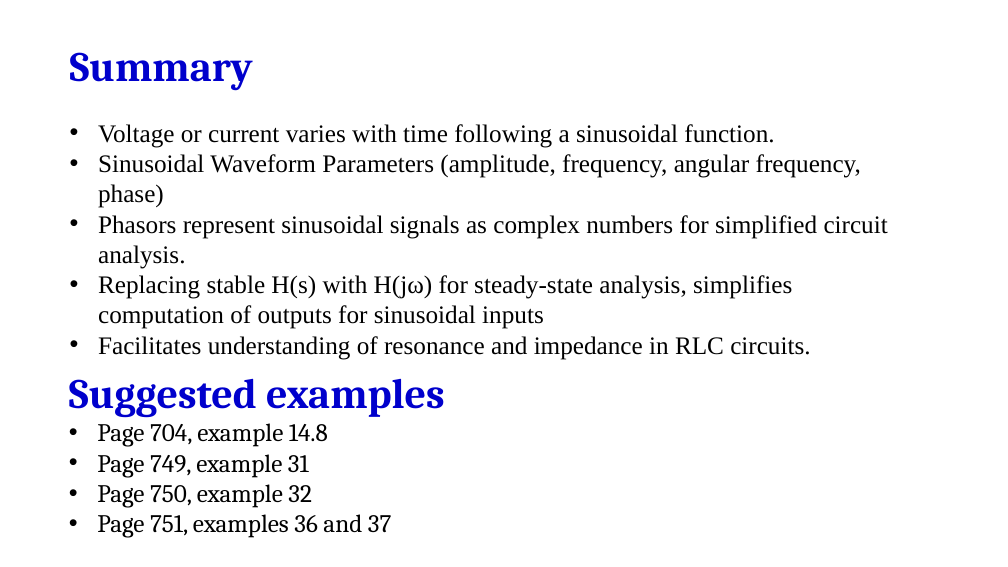
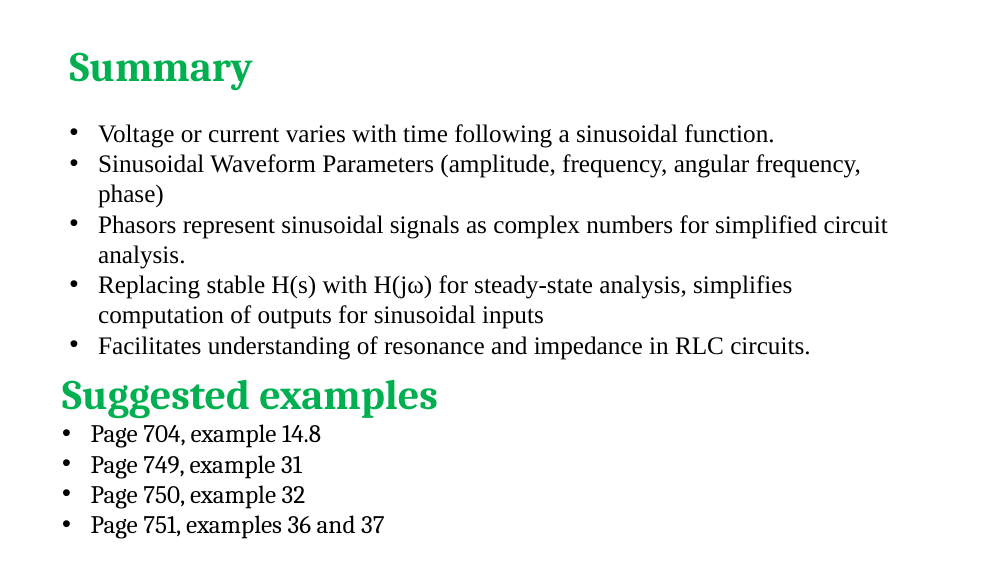
Before and after one commit to salmanrazzaq1993/AUM-WORK, a slide deck: slide 18 of PP WORK/Instructor Version/Week 11/Week 11 Lecture 1 - Sinusoidal Steady State.pptx (slide 17 before the commit). Drawn at 1008x567 pixels with LibreOffice and Linux fonts; fonts in the diff are those of the drawing; background and template pictures are left out. Boxes give left, top, right and bottom in pixels: in the first picture for what was removed or moved away, otherwise in the second. Text is boxed around its words. In the diff, an @@ line names an element or a change of style, - is before the commit and + after.

```diff
--- a/PP WORK/Instructor Version/Week 11/Week 11 Lecture 1 - Sinusoidal Steady State.pptx
+++ b/PP WORK/Instructor Version/Week 11/Week 11 Lecture 1 - Sinusoidal Steady State.pptx
@@ text "Summary" at box(70, 52, 253, 91): text colour #0000CC to #00B050 @@
@@ text at box(62, 379, 438, 419): text colour #0000CC to #00B050 in "Suggested examples" @@
@@ text "Suggested examples": place and size @@
-text "Suggested examples" at box(69, 378, 445, 538)
+text "Suggested examples" at box(62, 379, 438, 539)
```
Also in this commit, not shown: 14 other slides changed, 1 slide added.
